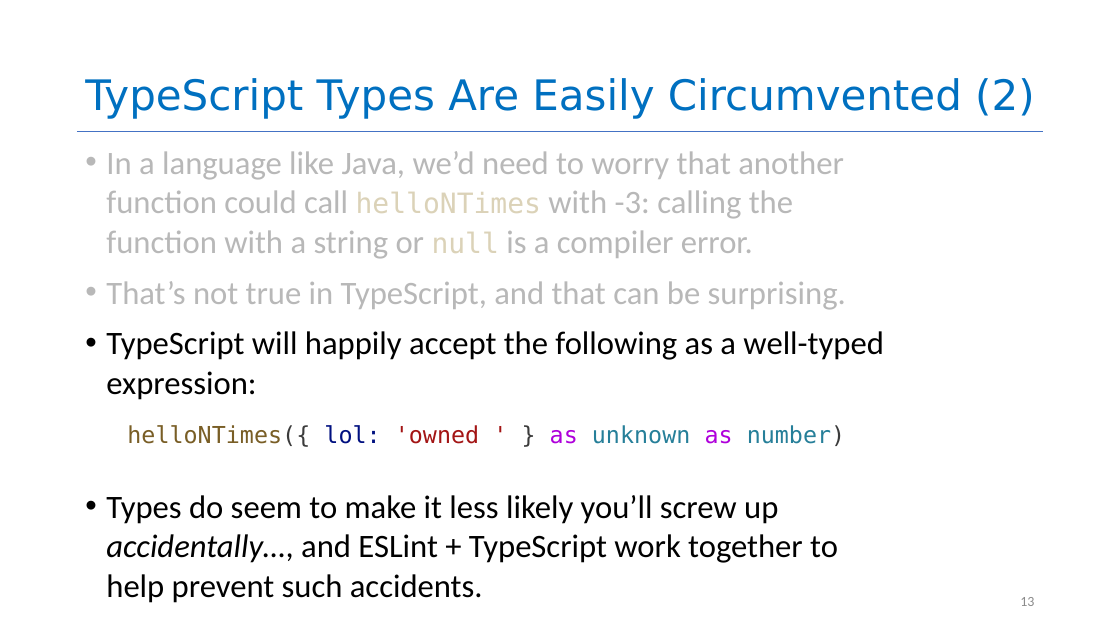
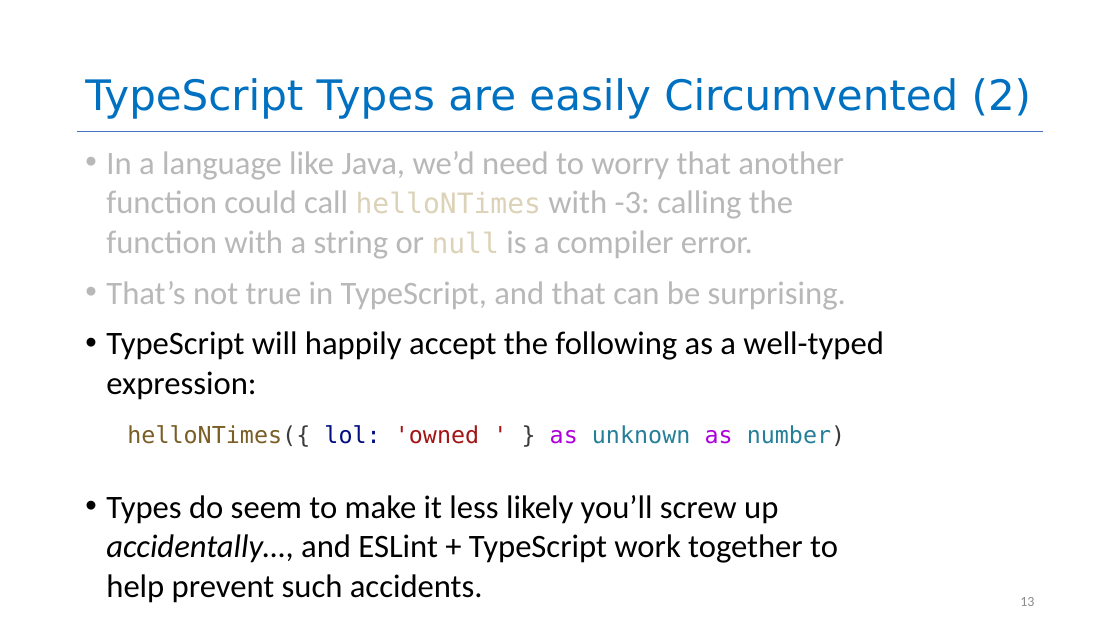
Before and after one commit to neu-se/CS4530-Fall-2026, a slide deck: slide 13 of Slides/Module 03 Unit Testing.pptx. Drawn at 1120x630 pixels with LibreOffice and Linux fonts; fonts in the diff are those of the drawing. Boxes give left, top, right and bottom in pixels: in the first picture for what was removed or moved away, otherwise in the second. Text is boxed around its words. In the diff, an @@ line names an element or a change of style, - is before the commit and + after.

```diff
--- a/Slides/Module 03 Unit Testing.pptx
+++ b/Slides/Module 03 Unit Testing.pptx
@@ title at bbox=[85, 78, 1031, 119]: text changed @@
-TypeScript Types Are Easily Circumvented (2)
+TypeScript Types are easily Circumvented (2)
```
Also in this commit, not shown: 7 other slides changed, 2 slides added, 1 slide removed, 1 other file.
